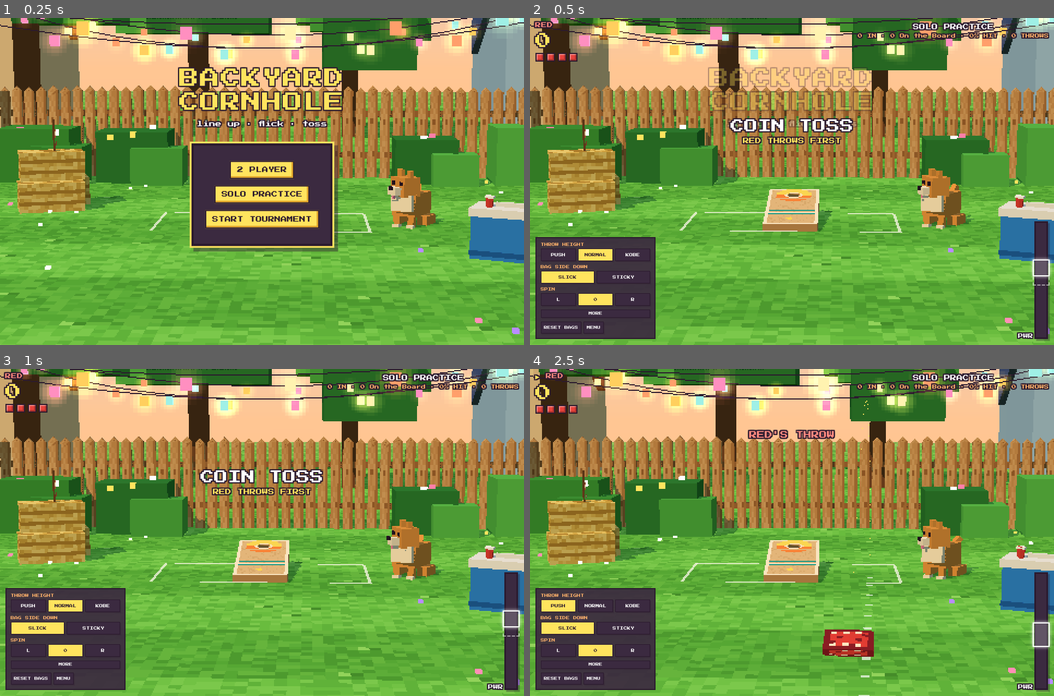
Above: before the commit, frames 1-4 (two rows, left to right).
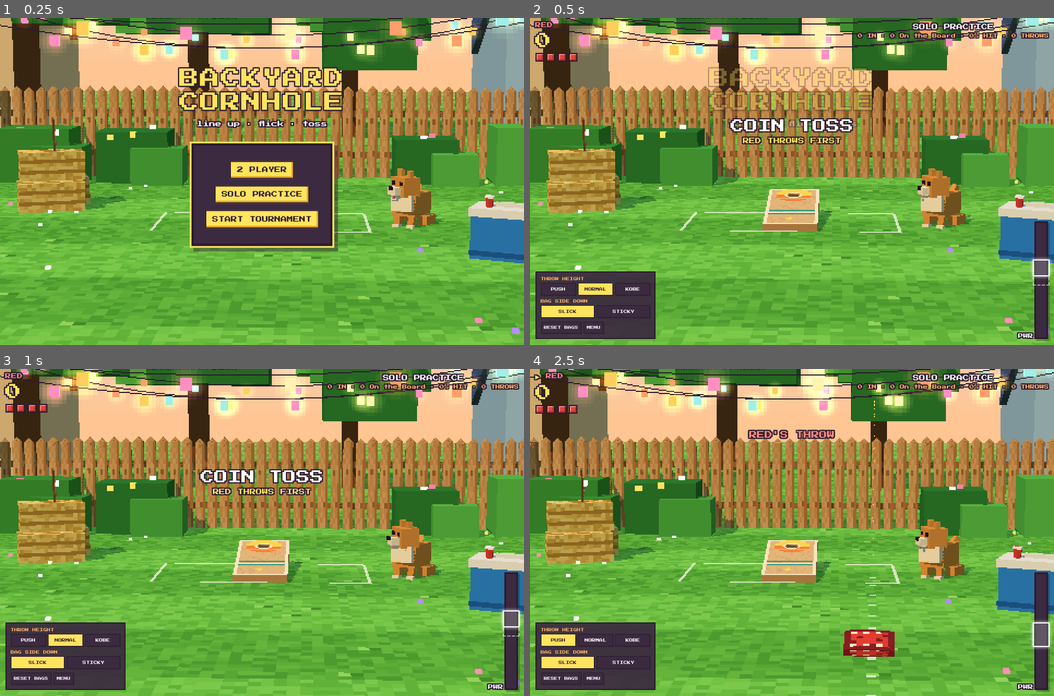
Above: after the commit, the same moments.

Repository: Ashe-Oro/backyard-games
Game: browser game, page index.html
The game is run twice, just before and just after one commit, with the same random seed, the same clock (stepped at 60 frames per second) and the same inputs.
Inputs (mouse positions are in pixels of both pictures, inside the frame that each line leads up to):
- Up to frame 1 (0.25 s): no input
- Up to frame 2 (0.5 s): click "SOLO PRACTICE" at 0.27 s
- Up to frame 3 (1 s): click "NORMAL" at 0.52 s
- Up to frame 4 (2.5 s): hold Right 1.03-1.53 s; move the mouse to (792, 565) at 1.07 s; tap Space at 1.1, 1.6, 2.1 s; hold Down 1.58-1.85 s; move the mouse to (687, 499) at 1.67 s; hold Left 1.9-2.47 s; click "PUSH" at 2.02 s; move the mouse to (896, 483) at 2.27 s

Frame 1 is identical in both runs. In frame 2, 3.7% of the frame differs, in the area x 1-24%, y 67-92%; in frame 3, 3.7%; in frame 4, 15%, in the area x 0-100%, y 0-100%.

Commit message:
Codex batch 7: remove step/aim/spin controls

Diff:
--- /dev/null
+++ b/codex-out-7.txt
@@ -0,0 +1,7 @@
+Completed batch 7: removed extra controls and shortcuts, kept pointer aiming, and fixed human throws at center with zero spin.
+
+All six Playwright suites passed with short timeouts. `git diff --check` passed.
+
+Summary: [codex-summary-7.md](/workspace/cornhole/codex-summary-7.md)
+
+`CLAUDE_UI_REVIEW.md` and `.git` were untouched. Changes remain in the working tree.
--- a/index.html
+++ b/index.html
@@ -86,8 +86,8 @@
 #bag-menu{position:absolute;left:1.6vmin;bottom:1.8vmin;width:clamp(156px,23vw,230px);max-height:70%;overflow:auto;poin …(185 unchanged characters)…
 #bag-menu > *{flex-shrink:0}
 .bag-row{display:flex;flex-direction:column;gap:4px}.bag-label{color:#ffb36b;font-size:.85em}.bag-choices{display:flex;gap:4px}.bag-choices .hb{flex:1;min-width:0;padding:7px 3px;font-size:.85em}.hb[aria-pressed="true"]{background:#ffe45e;color:#2b1a2e}
-#height-choice{display:flex}#touch-controls{display:none;gap:7px}#touch-controls.open{display:flex;flex-direction:column}.btns{position:static;display:flex;flex- …(177 unchanged characters)…
-@media(max-height:450px){#bag-menu{width:150px;max-height:69%;padding:5px;gap:4px;font-size:7px}.bag-row,#touch-controls{gap:3px}.bag-choices .hb,.btns .hb{padding:5px 3px}}
+#height-choice{display:flex}.btns{position:static;display:flex;flex- …(177 unchanged characters)…
+@media(max-height:450px){#bag-menu{width:150px;max-height:69%;padding:5px;gap:4px;font-size:7px}.bag-row{gap:3px}.bag-choices .hb,.btns .hb{padding:5px 3px}}
 </style>
 <script type="importmap">{"imports":{"three":"https://cdn.jsdelivr.net/npm/three@0.170.0/build/three.module.min.js"}}</script>
 </head>
@@ -107,9 +107,6 @@
     <div id="bag-menu" role="group" aria-label="Bag options">
       <div class="bag-row"><span class="bag-label">THROW HEIGHT</span><div id="height-choice" class="bag-choices"><button class="hb" data-height="0">PUSH</button><button class="hb" data-height="1">NORMAL</button><button class="hb" data-height="2">KOBE</button></div></div>
       <div class="bag-row"><span class="bag-label">BAG SIDE DOWN</span><div class="bag-choices"><button class="hb" id="side" data-side="slick">SLICK</button><button class="hb" data-side="sticky">STICKY</button></div></div>
-      <div class="bag-row"><span class="bag-label">SPIN</span><div class="bag-choices"><button class="hb" data-spin="-1">L</button><button class="hb" data-spin="0">0</button><button class="hb" data-spin="1">R</button></div></div>
-      <button class="hb" id="more" aria-expanded="false" aria-controls="touch-controls">MORE</button>
-      <div id="touch-controls"><div class="bag-row"><span class="bag-label">STEP <span id="step-value">0.00</span></span><div class="bag-choices"><button class="hb" data-control="arrowleft" aria-label="STEP LEFT">←</button><button class="hb" data-control="arrowright" aria-label="STEP RIGHT">→</button></div></div><div class="bag-row"><span class="bag-label">AIM</span><div class="bag-choices"><button class="hb" data-control="a" aria-label="AIM LEFT">←</button><button class="hb" data-control="d" aria-label="AIM RIGHT">→</button></div></div></div>
       <div class="btns"><button class="hb" id="reset-bags" hidden>RESET BAGS</button><button class="hb" id="menu">MENU</button><button class="hb" id="mode" hidden title="Toggle controls (M)">MOUSE</button></div>
     </div>
   </div>
@@ -710,13 +707,11 @@
   $('wind-arrow').style.transform = `rotate(${wind.angle}rad)`;
   $('wind').setAttribute('aria-label', `Wind blowing ${['away','away and right','right','toward you and right','toward you','toward you and left','left','away and left'][Math.round(wind.angle/(Math.PI/4))%8]} at ${wind.mph} miles per hour`);
   document.querySelectorAll('[data-height]').forEach(b=>b.setAttribute('aria-pressed',String(+b.dataset.height===M.arc)));
-  $('step-value').textContent=M.position[t].toFixed(2);
   $('reset-bags').hidden=!M.practice;
   ui.t[1].hidden=M.practice;
   if(M.practice){const n=M.practiceStats;ui.inn.textContent='SOLO PRACTICE';ui.goal.textContent=`${n.in} IN · ${n.on} On the Board · ${n.throws ? Math.round((n.in+n.on)/n.throws*100):0}% HIT · ${n.throws} THROWS`;}
-  $('setup').textContent = `${arcNames[M.arc]} · SPIN ${M.spin < 0 ? 'L' : M.spin > 0 ? 'R' : '0'} · STEP ${M.position[t].toFixed(2)}`;
+  $('setup').textContent = arcNames[M.arc];
   document.querySelectorAll('[data-side]').forEach(b=>b.setAttribute('aria-pressed',String(b.dataset.side===M.side[t])));
-  document.querySelectorAll('[data-spin]').forEach(b=>b.setAttribute('aria-pressed',String(+b.dataset.spin===M.spin)));
   const w = meterWindow();
   ui.sweet.style.bottom = (w.lo * 100) + '%'; ui.sweet.style.height = Math.max(2, (w.hi - w.lo) * 100) + '%';
   ui.onb.style.bottom = (w.olo * 100) + '%'; ui.onb.style.height = Math.max(2, (w.ohi - w.olo) * 100) + '%';
@@ -855,9 +850,9 @@
   if (!(M.phase === 'aim' || M.phase === 'cpu')) return false;
   const side = M.side[team];
   const actualPower=isHuman(team) ? physicalPower(power) : power;
-  const b = newBody(team, side); launch(b, RX[team] + M.position[team], actualPower, M.aim, drift + gauss() * 0.025, M.arc, M.spin);
+  const b = newBody(team, side); launch(b, RX[team] + (isHuman(team) ? 0 : M.position[team]), actualPower, M.aim, drift + gauss() * 0.025, M.arc, isHuman(team) ? 0 : M.spin);
   b.mesh = makeBagMesh(team, side); b.mesh.position.copy(b.p);
-  b.spin += drift * 2; b.tumble = 0.6 + Math.random();
+  if (!isHuman(team)) b.spin += drift * 2; b.tumble = 0.6 + Math.random();
   M.before = bags.map((o) => ({ o, s: o.state }));
   bags.push(b); M.active = b; M.phase = 'flying'; M.lastPower = power; setMeter(power);
   renderHud();
@@ -932,15 +927,13 @@
  M.aim=clamp(Math.atan2(aimPoint.x-rx,REL_Z-aimPoint.z)-baseYaw(rx),-AIM_MAX,AIM_MAX);
  }
 }
-$('more').onclick=()=>{const open=$('touch-controls').classList.toggle('open');$('more').setAttribute('aria-expanded',String(open));};
 document.querySelectorAll('[data-side]').forEach(b=>b.onclick=()=>{if(!humanTurn())return;M.side[thrower()]=b.dataset.side;held.material=TEAM_MATS[thrower()][b.dataset.side==='slick'?'sticky':'slick'];renderHud();});
-document.querySelectorAll('[data-spin]').forEach(b=>b.onclick=()=>{if(!humanTurn())return;M.spin=+b.dataset.spin;renderHud();});
 $('menu').onclick=()=>{if(M.active)return;showMenu();};
 $('reset-bags').onclick=()=>{if(!humanTurn())return;clearBags();renderHud();};
 document.querySelectorAll('[data-height]').forEach(b=>b.onclick=()=>{if(!humanTurn())return;M.arc=+b.dataset.height;M.heights[thrower()]=M.arc;renderHud();});
 
 // ---------- input ----------
-let drag = null, keyAim = 0;
+let drag = null;
 const samples = [];
 const H = () => wrap.clientHeight || 1;
 const humanTurn = () => M.phase === 'aim' && isHuman(thrower());
@@ -975,7 +968,7 @@
     for (const c of (evs.length ? evs : [e])) drag.list.push({ t: c.timeStamp, x: c.clientX, y: c.clientY });
     while (drag.list.length > 2 && e.timeStamp - drag.list[0].t > 300) drag.list.shift();
     const f = flickFrom(drag.list); if (f) setMeter(powerFromSpeed(f.up));
-  } else if (e.pointerType === 'mouse' && !e.target.closest('#bag-menu') && humanTurn() && !keyAim) {
+  } else if (e.pointerType === 'mouse' && !e.target.closest('#bag-menu') && humanTurn()) {
     pointAim(e);
   }
 });
@@ -1024,13 +1017,9 @@
 function adjust(k) {
   if (!humanTurn()) return;
   const t = thrower();
-  if (k.startsWith('arrow')) M.position[t] = clamp(M.position[t] + (k === 'arrowleft' ? -0.12 : 0.12), t === 0 ? -0.22 : -0.55, t === 0 ? 0.55 : 0.22);
-  if (k === 'q' || k === 'e') M.spin = clamp(M.spin + (k === 'q' ? -1 : 1), -1, 1);
   if (k === 'h') {M.arc=(M.arc+1)%3;M.heights[t]=M.arc;}
-  if (k === 'a' || k === 'd') M.aim = clamp(M.aim + (k === 'a' ? -0.008 : 0.008), -AIM_MAX, AIM_MAX);
   renderHud();
 }
-document.querySelectorAll('[data-control]').forEach(b => b.onclick = e => { e.stopPropagation(); adjust(b.dataset.control); });
 let wheelGesture = [], wheelTimer;
 wrap.addEventListener('wheel', e => {
   if (e.target.closest('#bag-menu')) return;
@@ -1045,13 +1034,11 @@
     release(up, g.reduce((n,s)=>n+s.x,0) / H());
   }, 90);
 }, {passive:false});
-addEventListener('blur', () => { keyAim = 0; drag = null; });
+addEventListener('blur', () => { drag = null; });
 addEventListener('keydown', (e) => {
   if (e.repeat) return;
   const k = e.key.toLowerCase();
-  if (k === 'a') keyAim = -1;
-  else if (k === 'd') keyAim = 1;
-  else if (['arrowleft','arrowright','q','e','h'].includes(k)) { e.preventDefault(); adjust(k); }
+  if (k === 'h') { e.preventDefault(); adjust(k); }
   else if (k === 'm') toggleCtrl();
   else if (k === 'f') flipSide();
   else if (k === ' ' || k === 'enter') {
@@ -1060,12 +1047,6 @@
 
   }
 });
-addEventListener('keyup', (e) => {
-  const k = e.key.toLowerCase();
-  if (k === 'a' && keyAim < 0) keyAim = 0;
-  if (k === 'd' && keyAim > 0) keyAim = 0;
-});
-
 // The free end droops in calm air; stronger wind extends it and tightens the ripples.
 function animatePennant(seconds) {
   const strength=Math.min(1,wind.mph/12), extension=wind.mph>0?.45+.55*strength:0;
@@ -1090,7 +1071,6 @@
 camera.userData.look = CAM_LOOK.clone();
 function frame() {
   const dt = Math.min(clock.getDelta(), 0.05); time += dt;
-  if (keyAim && humanTurn()) M.aim = clamp(M.aim + keyAim * dt * 0.12, -AIM_MAX, AIM_MAX);
   if (flick && performance.now() - lastMoveT > 60) finishFlick();
   if (M.phase === 'cpu') {
     const c = M.cpu; c.t += dt;
Binary file changed: shots/card.png
Binary file changed: shots/career-card.png
Binary file changed: shots/career-champion.png
Binary file changed: shots/career-desktop.png
Binary file changed: shots/career-intro.png
Binary file changed: shots/career-mobile.png
Binary file changed: shots/desktop.png
Binary file changed: shots/mobile.png
Binary file changed: shots/task3-390.png
Binary file changed: shots/task3-480.png
Binary file changed: shots/task3-practice.png
Binary file changed: shots/task3-sweet.png
(and 16 more such lines)
